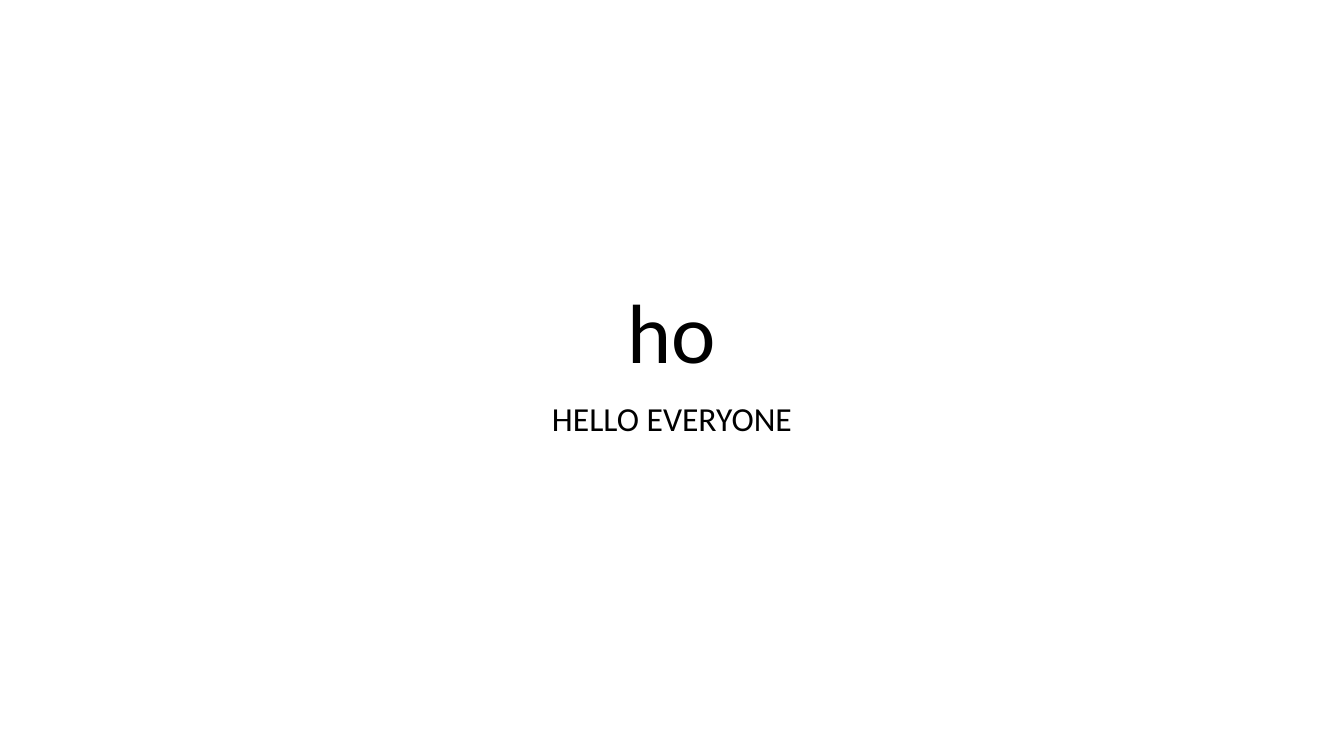
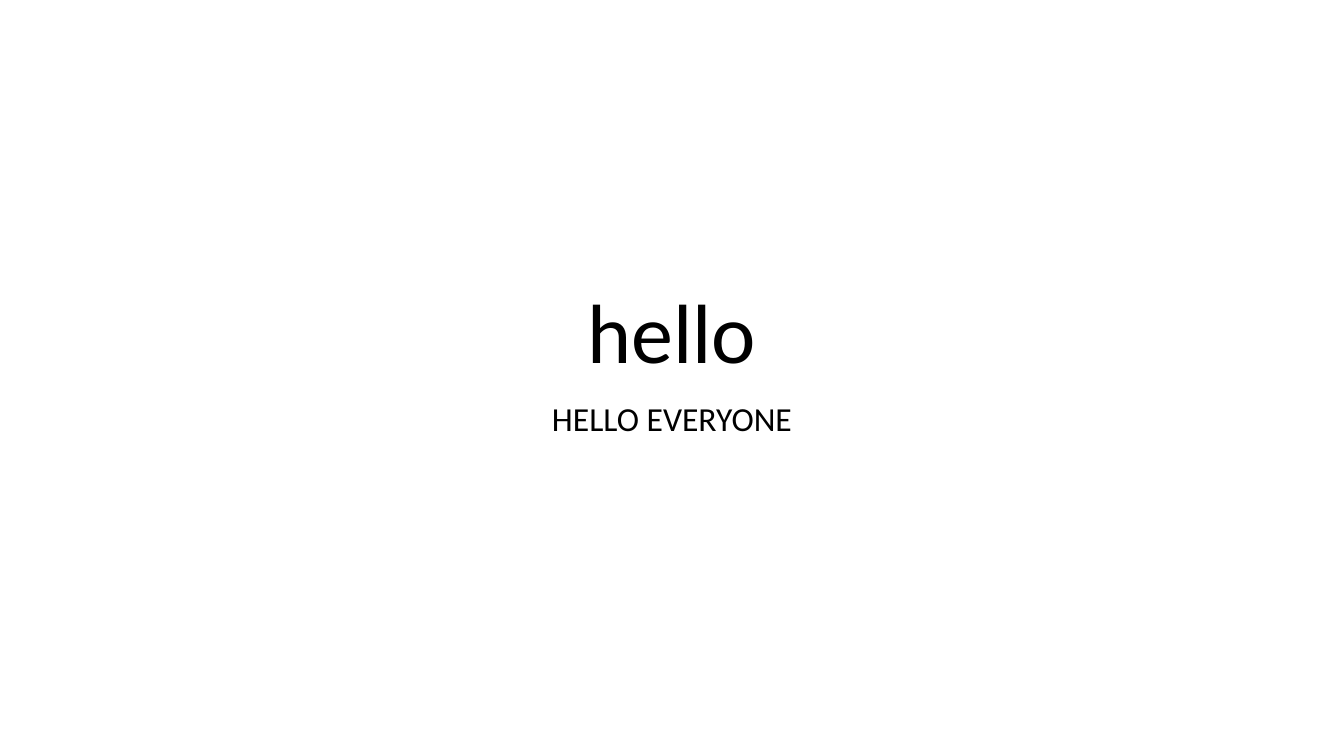
Before and after one commit to Nair-Megha/DemoRepository, a slide deck: slide 1 of important files/myppt.pptx. Drawn at 1344x756 pixels with LibreOffice and Linux fonts; fonts in the diff are those of the drawing. Boxes give left, top, right and bottom in pixels: in the first picture for what was removed or moved away, otherwise in the second. Text is boxed around its words. In the diff, an @@ line names an element or a change of style, - is before the commit and + after.

```diff
--- a/important files/myppt.pptx
+++ b/important files/myppt.pptx
@@ title at (588, 304, 757, 364): text changed @@
-ho
+hello
```
Also in this commit, not shown: 1 other file.
